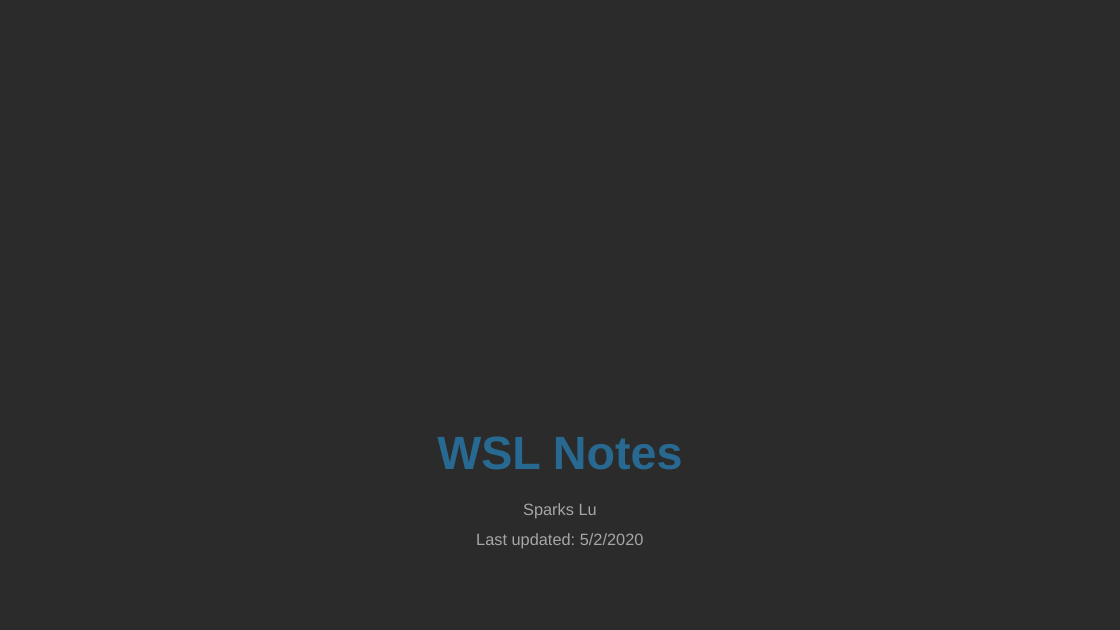
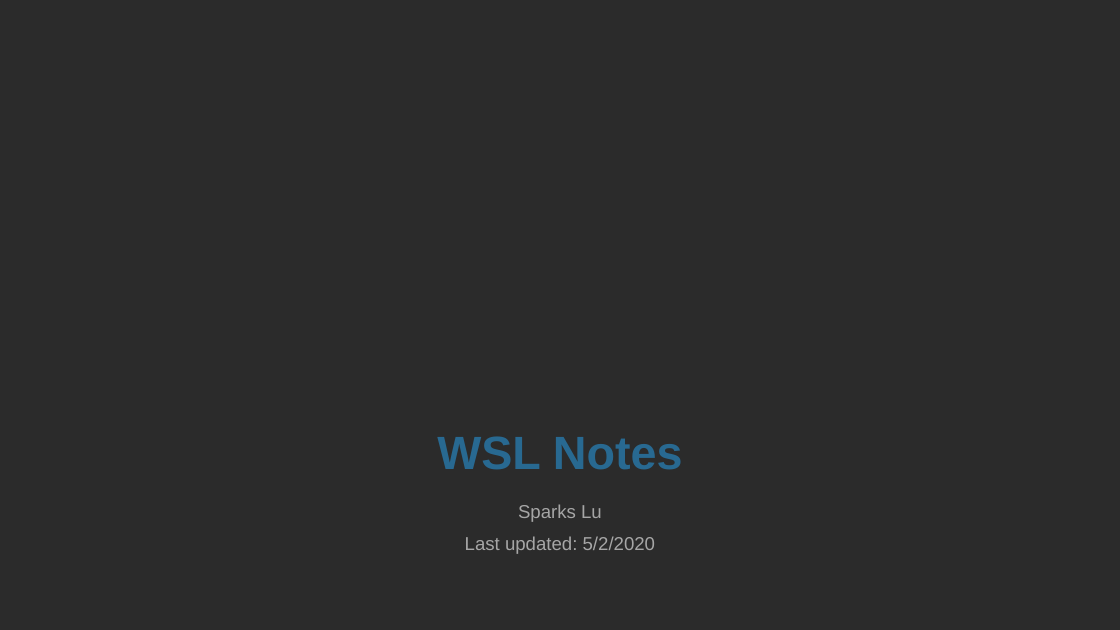
Before and after one commit to Sparks-Lu/TechNotes, a slide deck: slide 1 of Linux/WSL_Notes.pptx. Drawn at 1120x630 pixels with LibreOffice and Linux fonts; fonts in the diff are those of the drawing; background and template pictures are left out; a plain dark background stands for a picture behind light text. Boxes give left, top, right and bottom in pixels: in the first picture for what was removed or moved away, otherwise in the second. Text is boxed around its words. In the diff, an @@ line names an element or a change of style, - is before the commit and + after.

```diff
--- a/Linux/WSL_Notes.pptx
+++ b/Linux/WSL_Notes.pptx
@@ subtitle "Sparks Lu" at (x1=465, y1=504, x2=655, y2=554): size 14 to 16 pt @@
```
Also in this commit, not shown: 1 slide added, 8 other files.
